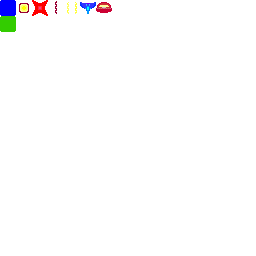
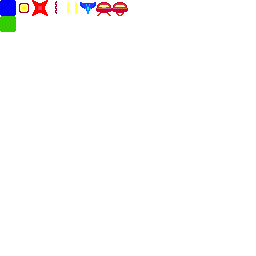
Layered file, before and after one edit (256 × 256). Changes by layer:
renamed "ship-red" to "ship-red-#1", painted on it over [97, 13, 111, 16]
added layer "ship-red-#2" above "block-green" over [112, 2, 128, 16]
